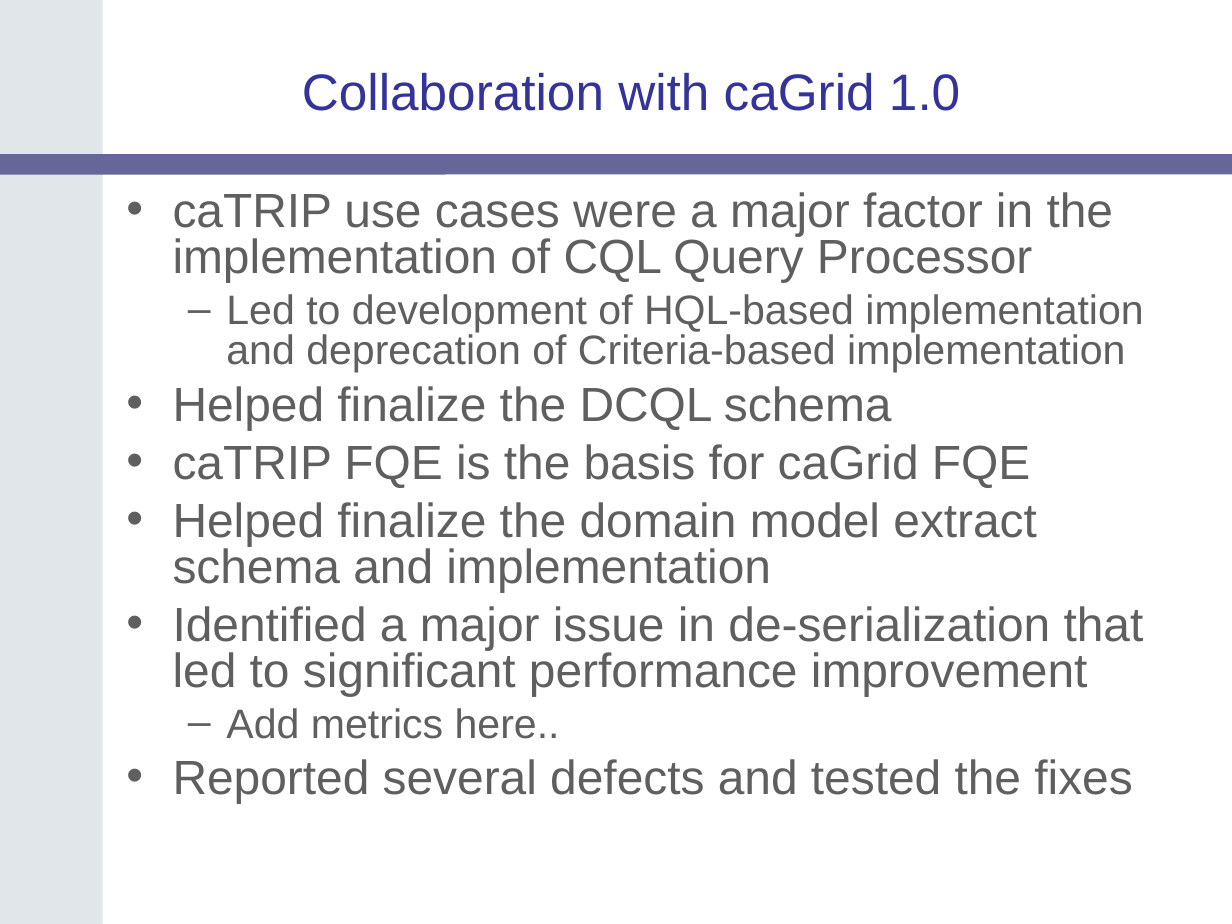
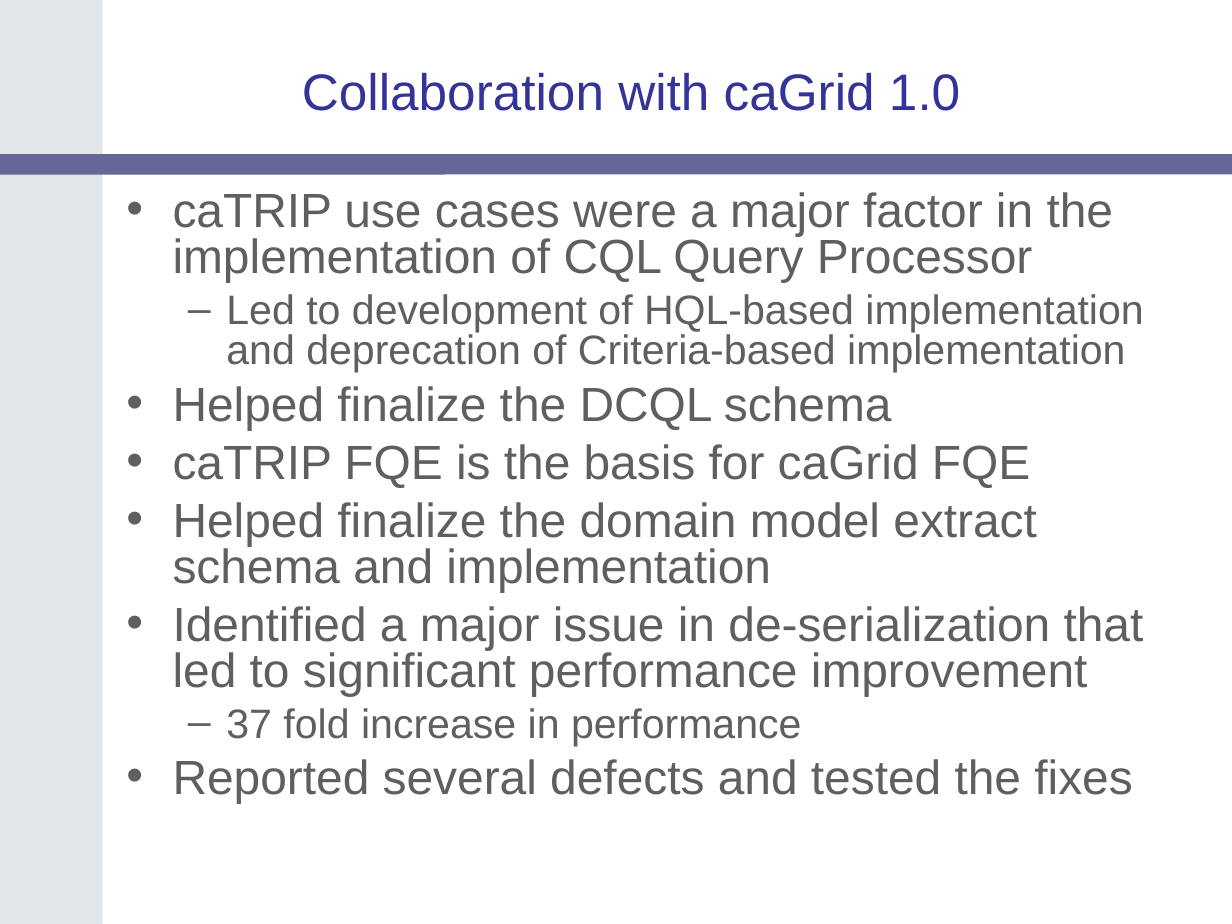
Before and after one commit to NCIP/catrip, a slide deck: slide 46 of catrip/documentation/presentations/catrip_beta_demo_2006_11_01/catrip_demo_2006_11_01.ppt (slide 26 before the commit). Drawn at 1232x924 pixels with LibreOffice and Linux fonts; fonts in the diff are those of the drawing; background and template pictures are left out. Boxes give left, top, right and bottom in pixels: in the first picture for what was removed or moved away, otherwise in the second. Text is boxed around its words. In the diff, an @@ line names an element or a change of style, - is before the commit and + after.

```diff
--- a/catrip/documentation/presentations/catrip_beta_demo_2006_11_01/catrip_demo_2006_11_01.ppt
+++ b/catrip/documentation/presentations/catrip_beta_demo_2006_11_01/catrip_demo_2006_11_01.ppt
@@ text at bbox=[226, 708, 802, 746]: text changed @@
-  – Add metrics here..
+  – 37 fold increase in performance
```
Also in this commit, not shown: 15 other slides changed, 12 slides added, 2 slides removed.
